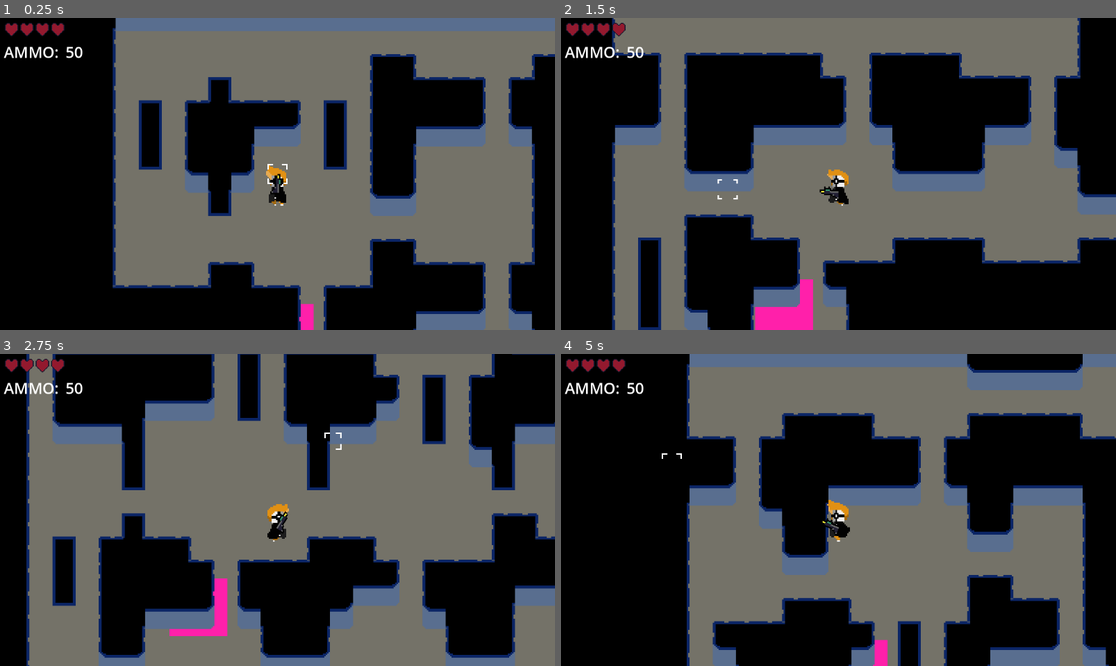
Above: before the commit, frames 1-4 (two rows, left to right).
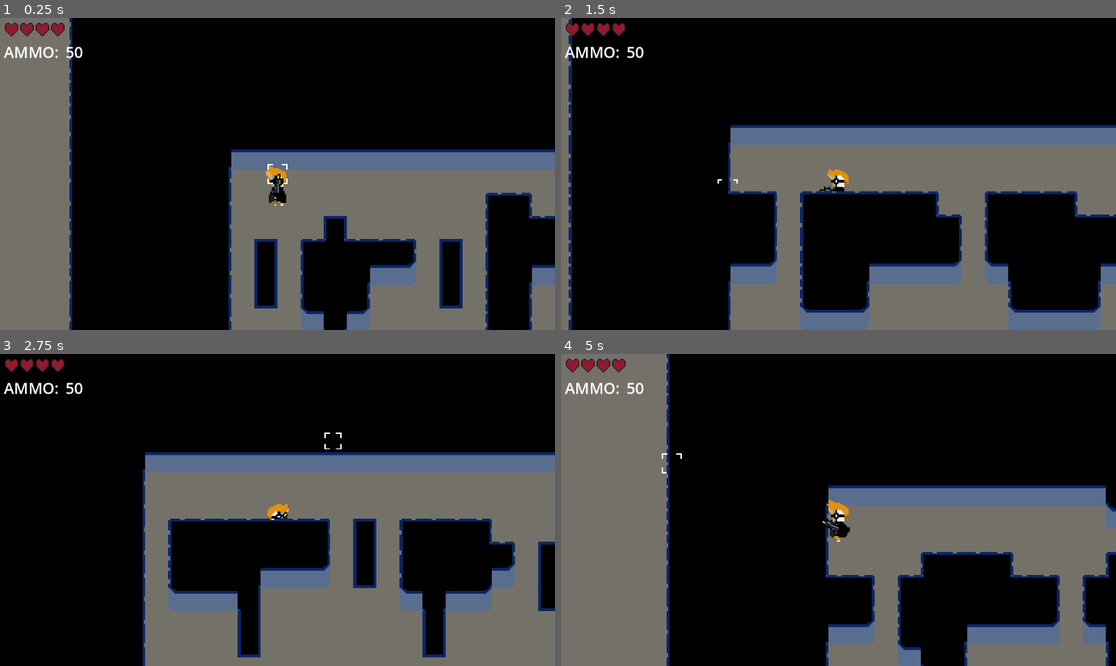
Above: after the commit, the same moments.

Repository: marleeeeeey/game_mvp_002
Game: Godot game, scene res://Levels/main_room.tscn
Two runs of this game, one before a commit and one after it. Both use one fixed random seed, a clock stepped at 60 frames per second and the inputs below.
Inputs (mouse positions are in pixels of both pictures, inside the frame that each line leads up to):
- Up to frame 1 (0.25 s): no input
- Up to frame 2 (1.5 s): tap Enter (ui_accept) at 0.5, 0.77 s; move the mouse to (960, 158) at 0.52 s; hold Right (ui_right) 0.53-1.28 s; move the mouse to (727, 189) at 1.27 s; hold Down (ui_down) from 1.28 s (still down)
- Up to frame 3 (2.75 s): tap Enter (ui_accept) at 1.52 s; move the mouse to (333, 441) at 2.02 s; release Down (ui_down) at 2.03 s; hold Right (ui_right) from 2.03 s (still down)
- Up to frame 4 (5 s): move the mouse to (810, 572) at 2.77 s; release Right (ui_right) at 2.78 s; hold Up (ui_up) 2.78-3.53 s; tap Enter (ui_accept) at 3.02, 3.77, 4.52 s; move the mouse to (1005, 556) at 3.52 s; hold Left (ui_left) from 3.53 s (still down); move the mouse to (672, 463) at 4.27 s

The runs differ from the first frame. In frame 1, 65% of the frame differs, in the area x 0-100%, y 0-100%; in frame 2, 58%; in frame 3, 54%; in frame 4, 62%.

Commit message:
Create player in the first room from code (lesson 17).

Diff:
--- a/Levels/level_generator_scripts/main_room.gd
+++ b/Levels/level_generator_scripts/main_room.gd
@@ -1,10 +1,10 @@
 extends Node2D
 
-
+@onready var player_scene = preload("res://Entities/Scenes/Player/player.tscn")
 @onready var tilemap = $TileMap
 @export var border = Rect2(1, 1, 140, 120)
 var walker
-var map
+var map # step_history - array of positions. TODO: rename variable
 
 var ground_layer = 0 # Reference specific png in tilemap. 0 - is the first.
 
@@ -36,7 +36,15 @@
 	tilemap.set_cells_terrain_connect(ground_layer, using_cells, ground_layer, ground_layer, false)
 	tilemap.set_cells_terrain_path(ground_layer, using_cells, ground_layer, ground_layer, false)
 
+	instance_player()
+
 
 func _input(event):
 	if Input.is_action_just_pressed("ui_accept"):
 		get_tree().reload_current_scene()
+
+
+func instance_player():
+	var player = player_scene.instantiate()
+	add_child(player)
+	player.position = map.pop_front() * 16
--- a/Levels/main_room.tscn
+++ b/Levels/main_room.tscn
@@ -1,7 +1,6 @@
-[gd_scene load_steps=9 format=3 uid="uid://bob6ay6manj1p"]
+[gd_scene load_steps=8 format=3 uid="uid://bob6ay6manj1p"]
 
 [ext_resource type="Script" path="res://Levels/level_generator_scripts/main_room.gd" id="1_yltm1"]
-[ext_resource type="PackedScene" uid="uid://8yocrc6iicxu" path="res://Entities/Scenes/Player/player.tscn" id="2_tc2co"]
 [ext_resource type="PackedScene" uid="uid://cvn2ym6itgaa3" path="res://Interactables/scenes/dead_area.tscn" id="3_cwtpr"]
 [ext_resource type="Script" path="res://UI/ui_scripts/GUI.gd" id="4_586f0"]
 [ext_resource type="Texture2D" uid="uid://d1u13tn6safuh" path="res://Sprites/HeartSpriteSheet.png" id="5_1rfns"]
@@ -639,9 +638,6 @@
 y_sort_enabled = true
 script = ExtResource("1_yltm1")
 
-[node name="Player" parent="." instance=ExtResource("2_tc2co")]
-position = Vector2(128, 128)
-
 [node name="ColorRect" type="ColorRect" parent="."]
 z_index = -2
 z_as_relative = false
